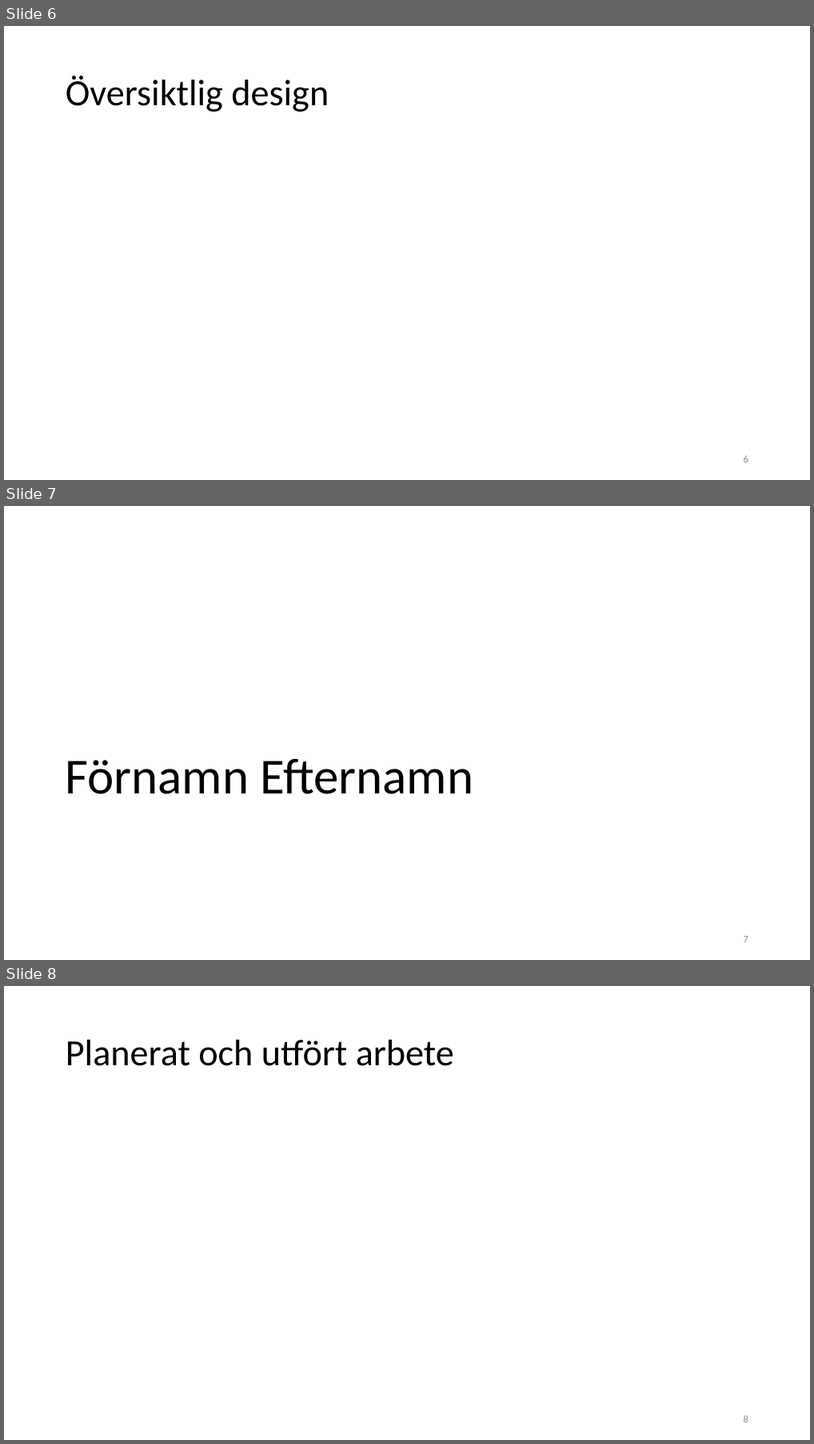
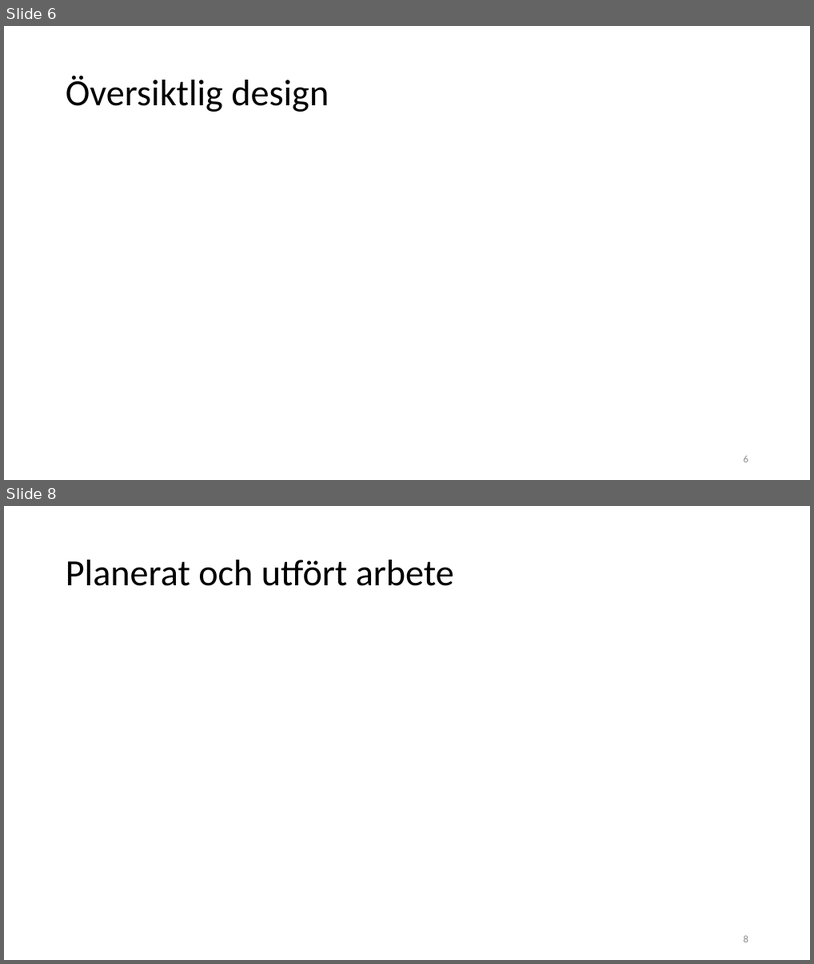
Before and after one commit to forrpa/Fake-Game-Testing, a slide deck: slutredovisning.pptx. Shown one above the other, each under a label of ours: slides 6, 7 and 8 before the commit, slides 6 and 8 after it; the slides between them are not shown. The pictures are 814x1444 and 814x964 pixels, drawn with LibreOffice and Linux fonts; fonts in the diff are those of the drawing. Boxes give left, top, right and bottom in pixels: in the first picture for what was removed or moved away, otherwise in the second. Text is boxed around its words. In the diff, an @@ line names an element or a change of style, - is before the commit and + after.

```diff
--- a/slutredovisning.pptx
+++ b/slutredovisning.pptx
@@ slide 7 removed at [4,506,810,960], background #FFFFFF @@
@@ title removed at [65,759,474,794] @@
-Förnamn Efternamn
@@ page number removed at [744,936,749,942] @@
-7
```
Also in this commit, not shown: 1 slide changed, 17 slides added.
